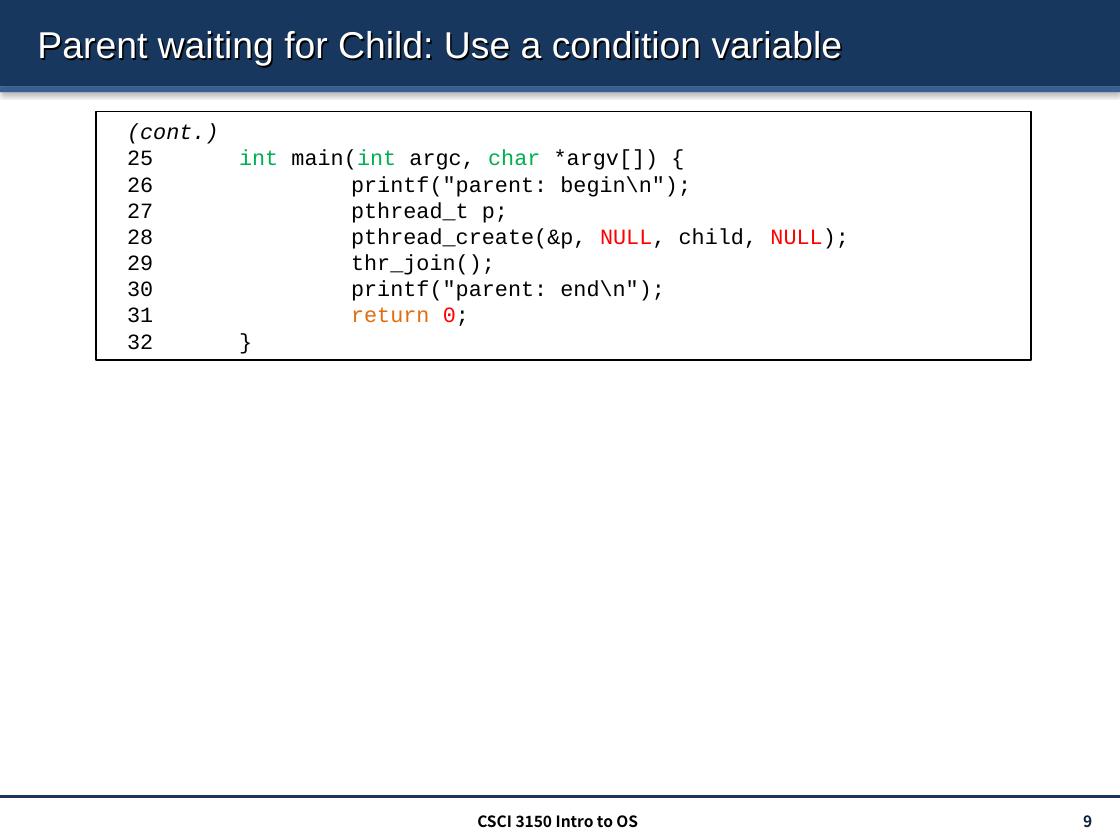
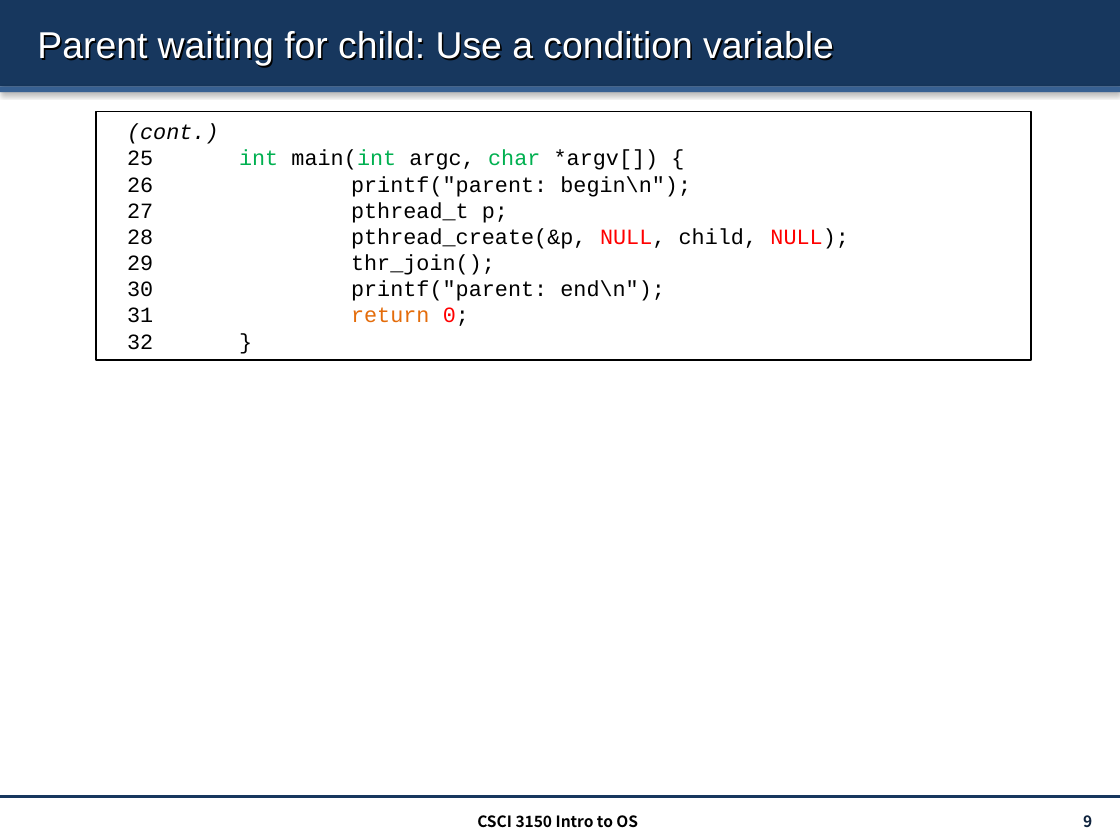
Before and after one commit to henryhxu/CSCI3150, a slide deck: slide 9 of lectures/lec6_cv.pptx. Drawn at 1120x840 pixels with LibreOffice and Linux fonts; fonts in the diff are those of the drawing. Boxes give left, top, right and bottom in pixels: in the first picture for what was removed or moved away, otherwise in the second. Text is boxed around its words. In the diff, an @@ line names an element or a change of style, - is before the commit and + after.

```diff
--- a/lectures/lec6_cv.pptx
+++ b/lectures/lec6_cv.pptx
@@ title at (x1=37, y1=31, x2=834, y2=66): text changed @@
-Parent waiting for Child: Use a condition variable
+Parent waiting for child: Use a condition variable
```
Also in this commit, not shown: 2 other slides changed, 2 other files.
